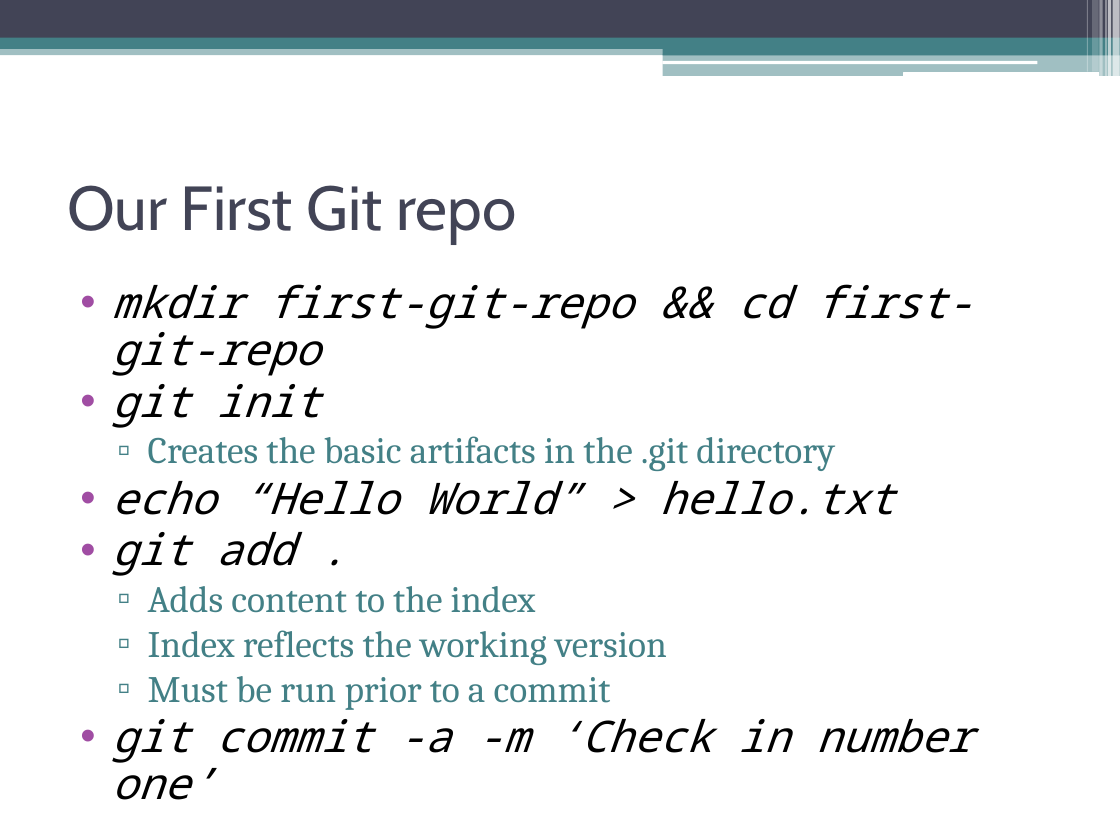
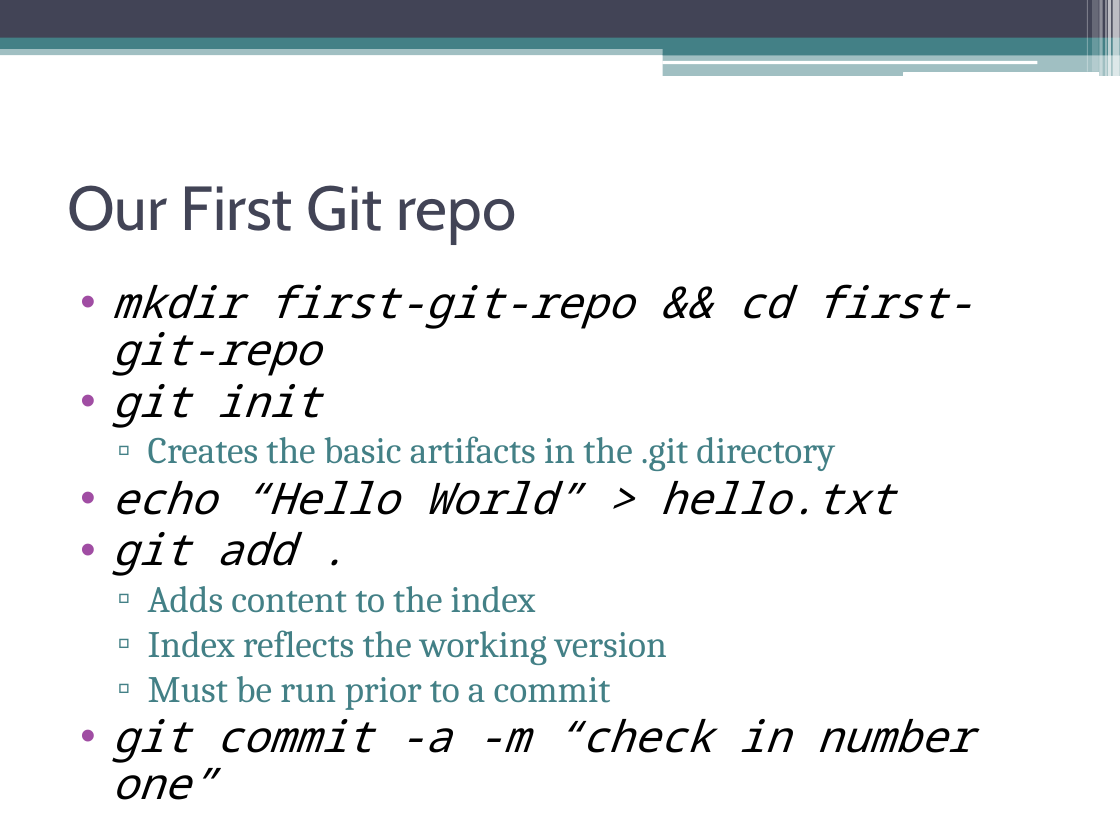
Before and after one commit to venkateshmadala/DevOpsTraining, a slide deck: slide 16 of BitBucket.pptx. Drawn at 1120x840 pixels with LibreOffice and Linux fonts; fonts in the diff are those of the drawing. Boxes give left, top, right and bottom in pixels: in the first picture for what was removed or moved away, otherwise in the second. Text is boxed around its words. In the diff, an @@ line names an element or a change of style, - is before the commit and + after.

```diff
--- a/BitBucket.pptx
+++ b/BitBucket.pptx
@@ text at [112, 709, 973, 800]: text changed @@
-• git commit -a -m ‘Check in number one’
+• git commit -a -m “check in number one”
```
Also in this commit, not shown: 1 other slide changed.
